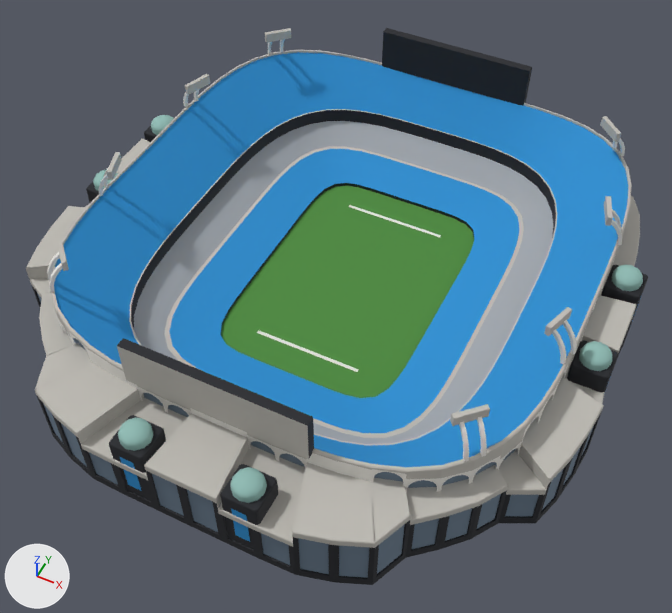
A saved change to the glTF model landmarks/models/bank-of-america-stadium.glb.
Rendered twice from a 50 mm lens placed at (125.0, -259.0, 312.0), pointed at (4.0, -18.0, 11.0). The lights are fixed; the arrows at lower left show +X, +Y and +Z. The first picture is the older version. Vertices at exactly the same position are counted once.

Objects in the first picture: 'Bank of America Stadium'.
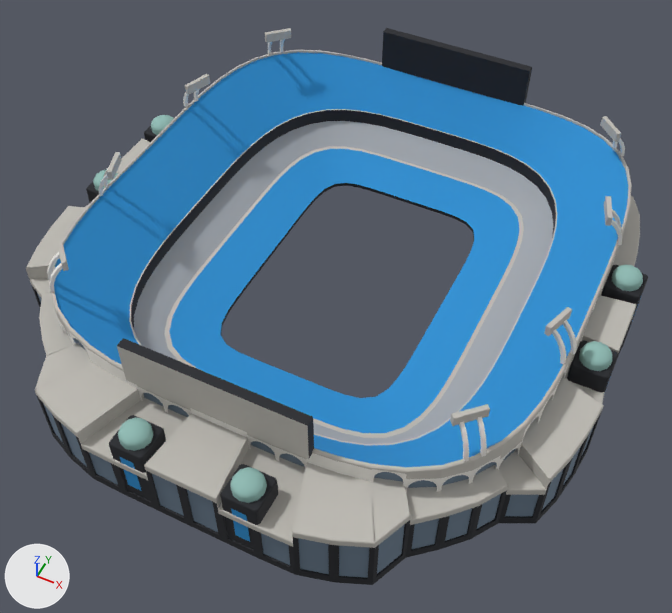
Location of each change, (x1, y1, x2, y2) in pixels of the pictures (672 x 613 px):
part 1 of me_bank_of_america_stadium, deleted
    before: (257, 330, 359, 372)
part 2 of me_bank_of_america_stadium, deleted
    before: (349, 205, 441, 237)
part 3 of me_bank_of_america_stadium, deleted (green)
    before: (221, 185, 474, 398)

Diff of the bpy script that builds the scene:
```diff
--- a/landmarks/models/bank-of-america-stadium.glb.py
+++ b/landmarks/models/bank-of-america-stadium.glb.py
@@ me_bank_of_america_stadium @@
 # used by ob_bank_of_america_stadium; location = (0.0, 0.0, 0.0)
-me_bank_of_america_stadium.from_pydata(...)  # 4056 vertices, 5388 faces; spans x -123.0..123.0, y -131.0..137.0, z 0.0..59.0
+me_bank_of_america_stadium.from_pydata(...)  # 4047 vertices, 5320 faces; spans x -123.0..123.0, y -131.0..137.0, z 0.0..59.0
+# me_bank_of_america_stadium part 1: the loose piece of 4 vertices spanning x -24.0..24.0, y -39.0..-37.0, z 0.0 is deleted
+# me_bank_of_america_stadium part 2: the loose piece of 4 vertices spanning x -24.0..24.0, y 53.0..55.0, z 0.0 is deleted
+# me_bank_of_america_stadium part 3
+# 1 vertex is removed from x 0.0, y 8.0, z 0.0
+# 64 faces are deleted
 me_bank_of_america_stadium.materials.append(mat_seats)
@@ me_bank_of_america_stadium @@
 me_bank_of_america_stadium.materials.append(mat_cupola_glass)
-me_bank_of_america_stadium.materials.append(mat_turf)  # green #4c8b3a
```
